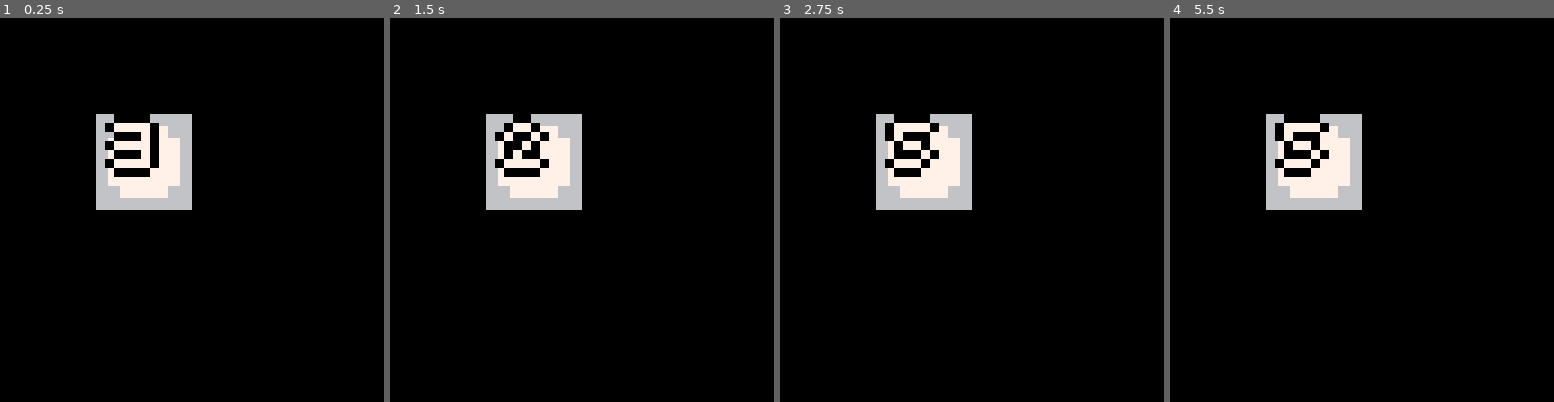
Above: before the commit, frames 1-4 (left to right).
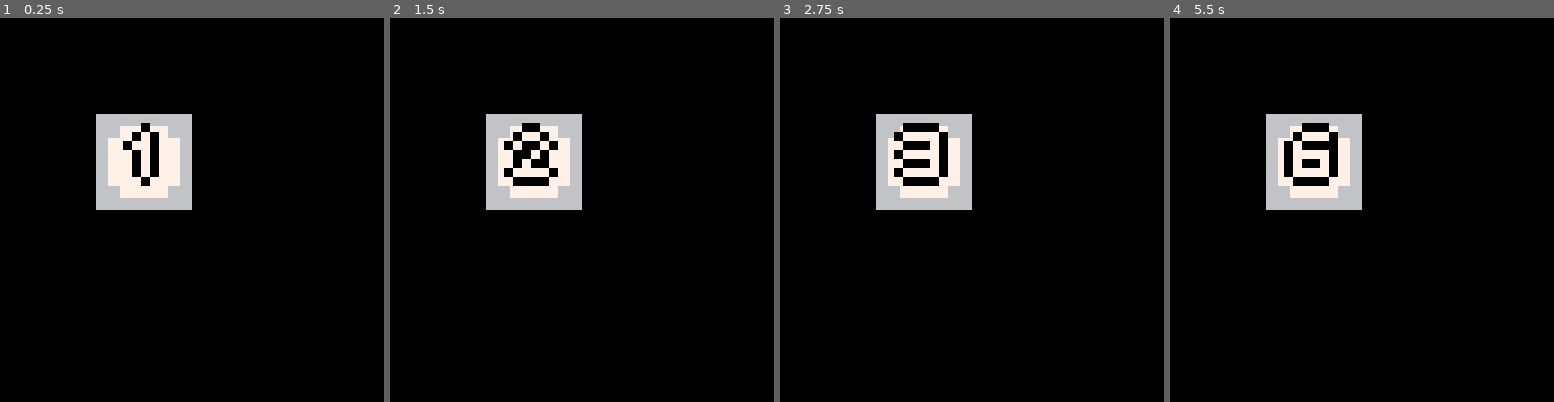
Above: after the commit, the same moments.

Repository: FIXMESTEVE/pico8_fiesta_party
Game: PICO-8 cartridge dice.p8
Two runs of this game, one before a commit and one after it. Both use one fixed random seed, a clock stepped at 60 frames per second and the inputs below.
Inputs:
- Up to frame 1 (0.25 s): no input
- Up to frame 2 (1.5 s): no input
- Up to frame 3 (2.75 s): no input
- Up to frame 4 (5.5 s): no input

The runs differ from the first frame. In frame 1, 1.2% of the frame differs, in the area x 27-42%, y 25-44%; in frame 2, 1.4%; in frame 3, 1.9%, in the area x 27-44%, y 25-44%; in frame 4, 1.7%.

Commit message:
updated dice.p8

Diff:
--- a/dice.p8
+++ b/dice.p8
@@ -1,44 +1,71 @@
 pico-8 cartridge // http://www.pico-8.com
 version 18
 __lua__
+
+times={}
+    times.last=time()
+    times.past=0
+    times.dicenumberclk=0
+
+dice={}
+    dice.number=flr(rnd(6)) + 1
+    dice.update=function()
+        times.dicenumberclk+=times.past
+        if(times.dicenumberclk>0.05)then
+            local n=flr(rnd(6)) + 1
+            if(dice.number!=n)dice.number=n
+            times.dicenumberclk=0
+        end
+    end
+    dice.draw=function()
+        palt(0, false)
+        palt(15,true)
+        local dice_base_sprx=0
+        local dice_base_spry=1
+        local dice_base_sprw=8
+        local dice_base_sprh=8
+        local dice_base_scrx=64-32
+        local dice_base_scry=64-32
+        local dice_base_scrw=32
+        local dice_base_scrh=32
+
+        local dice_number_sprx=dice.number
+        local dice_number_spry=1
+        local dice_number_sprw=8
+        local dice_number_sprh=8
+        local dice_number_scrw=24
+        local dice_number_scrh=24
+        local dice_number_scrx=64-32+dice_number_scrw/8
+        local dice_number_scry=64-32+dice_number_scrh/8
+
+        sspr(dice_base_sprx*8,dice_base_spry*8,dice_base_sprw,dice_base_sprh,dice_base_scrx,dice_base_scry,dice_base_scrw,dice_base_scrh)
+        sspr(dice_number_sprx*8,dice_number_spry*8,dice_number_sprw,dice_number_sprh,dice_number_scrx,dice_number_scry,dice_number_scrw,dice_number_scrh)
+        palt(15,false)
+        palt(0, true)
+    end
+
 function _init()
 
 end
 
 function _draw()
     cls()
-    draw_dice()
+    dice.draw()
+end
+
+function update_dice()
+
 end
 
 function draw_dice()
-    palt(0, false)
-    palt(15,true)
-    local dice_base_sprx=0
-    local dice_base_spry=1
-    local dice_base_sprw=8
-    local dice_base_sprh=8
-    local dice_base_scrx=64-32
-    local dice_base_scry=64-32
-    local dice_base_scrw=32
-    local dice_base_scrh=32
 
-    local dice_number_sprx=flr(rnd(6)) + 1
-    local dice_number_spry=1
-    local dice_number_sprw=8
-    local dice_number_sprh=8
-    local dice_number_scrx=64-32
-    local dice_number_scry=64-32
-    local dice_number_scrw=24
-    local dice_number_scrh=24
-
-    sspr(dice_base_sprx*8,dice_base_spry*8,dice_base_sprw,dice_base_sprh,dice_base_scrx,dice_base_scry,dice_base_scrw,dice_base_scrh)
-    sspr(dice_number_sprx*8,dice_number_spry*8,dice_number_sprw,dice_number_sprh,dice_number_scrx,dice_number_scry,dice_number_scrw,dice_number_scrh)
-    palt(15,false)
-    palt(0, true)
 end
 
 function _update60()
+    times.past=time()-times.last
+    times.last=time()
 
+    dice.update()
 end
 __gfx__
 0000000000a90000000aa90000000000000000000000000000000000444444440000000000000000000000000000000000000000000000000000000000000000
